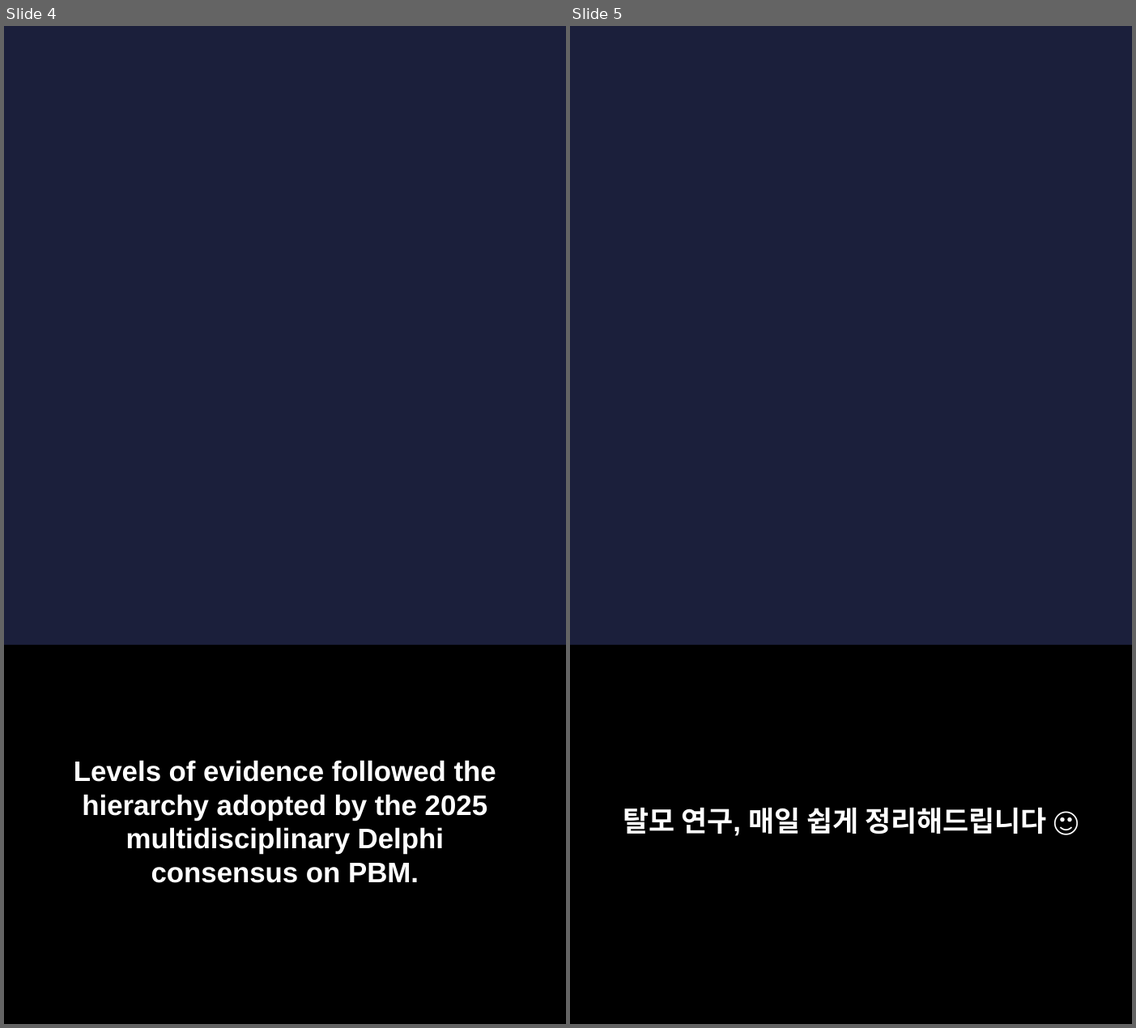
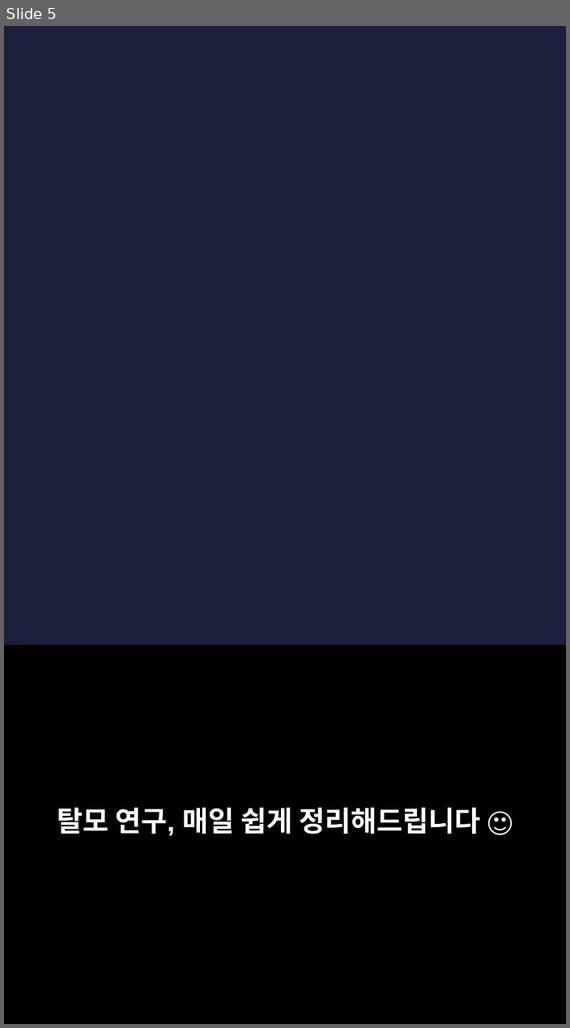
Before and after one commit to hyokang2010-BJ-ANTH/product-builder-test, a slide deck: pwa/data/latest/slides.pptx. Shown side by side, each under a label of ours: slides 4 and 5 before the commit, slide 5 after it. The pictures are 1136x1028 and 570x1028 pixels, drawn with LibreOffice and Linux fonts; fonts in the diff are those of the drawing; background and template pictures are left out. Boxes give left, top, right and bottom in pixels: in the first picture for what was removed or moved away, otherwise in the second. Text is boxed around its words. In the diff, an @@ line names an element or a change of style, - is before the commit and + after.

```diff
--- a/pwa/data/latest/slides.pptx
+++ b/pwa/data/latest/slides.pptx
@@ slide 4 removed at <box>4,26,566,1024</box>, background picture (left out) @@
@@ rectangle removed at <box>4,646,566,1024</box> @@
@@ text removed at <box>74,760,496,883</box> @@
-Levels of evidence followed the hierarchy adopted by the 2025 multidisciplinary Delphi consensus on PBM.
```
Also in this commit, not shown: 2 slides changed, 4 slides added, 5 other slides removed, 26 other files.
